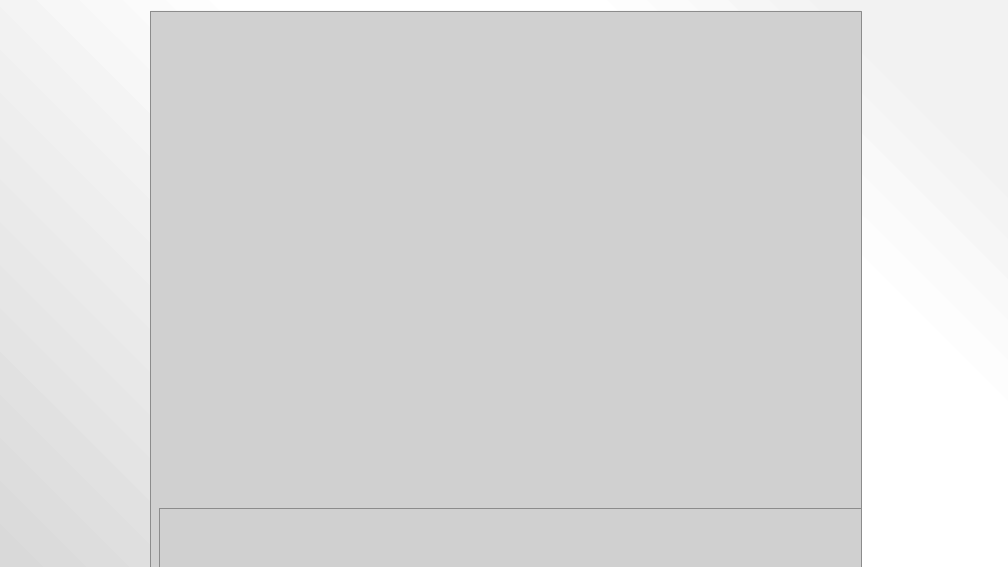
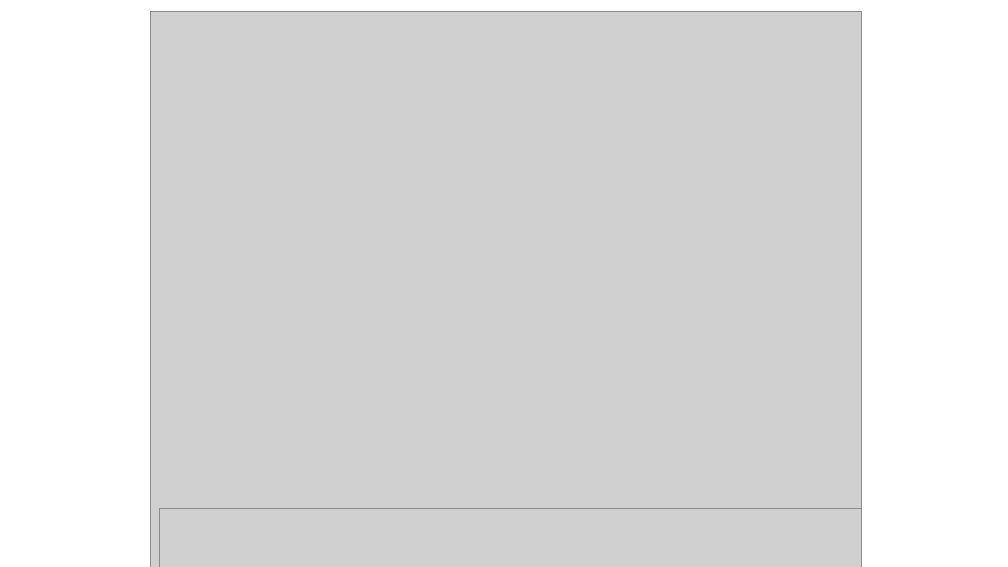
Before and after one commit to LavenderGraham/Final_Project_Tableau, a slide deck: slide 5 of Tableau Visuals On The Global Fight Against Tuberculosis.pptx. Drawn at 1008x567 pixels with LibreOffice and Linux fonts; fonts in the diff are those of the drawing; grey boxes stand for pictures. Boxes give left, top, right and bottom in pixels: in the first picture for what was removed or moved away, otherwise in the second. Text is boxed around its words. In the diff, an @@ line names an element or a change of style, - is before the commit and + after.

Commit message:
Made edits

```diff
--- a/Tableau Visuals On The Global Fight Against Tuberculosis.pptx
+++ b/Tableau Visuals On The Global Fight Against Tuberculosis.pptx
@@ background gradient #F2F2F2 to #FFFFFF to #D9D9D9 to #FFFFFF @@
```
Also in this commit, not shown: 3 other slides changed, 8 slides added, 8 slides removed.
